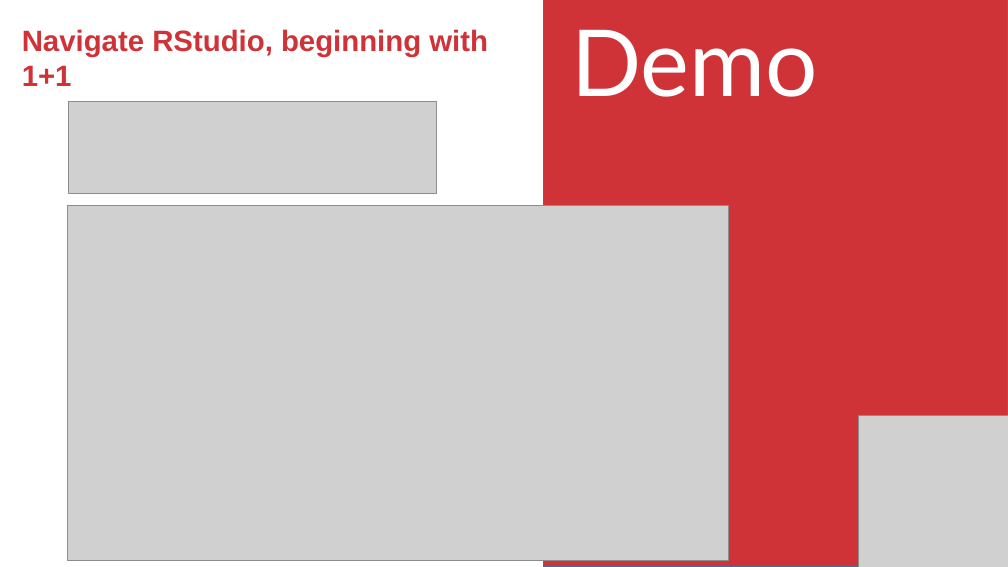
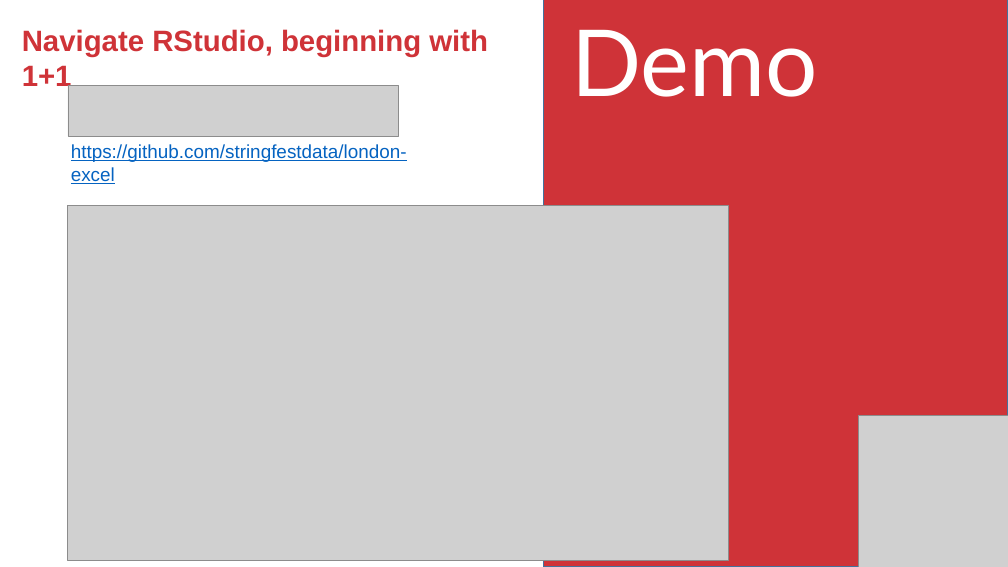
Before and after one commit to stringfestdata/london-excel, a slide deck: slide 13 of advancing-into-analytics-london-meetup.pptx (slide 15 before the commit). Drawn at 1008x567 pixels with LibreOffice and Linux fonts; fonts in the diff are those of the drawing; grey boxes stand for pictures. Boxes give left, top, right and bottom in pixels: in the first picture for what was removed or moved away, otherwise in the second. Text is boxed around its words. In the diff, an @@ line names an element or a change of style, - is before the commit and + after.

```diff
--- a/advancing-into-analytics-london-meetup.pptx
+++ b/advancing-into-analytics-london-meetup.pptx
@@ picture added at [68, 85, 399, 136] @@
@@ picture removed at [69, 101, 436, 194] @@
@@ text added at [71, 144, 407, 184], 18 pt, text #0563C1, underline @@
+https://github.com/stringfestdata/london-excel
```
Also in this commit, not shown: 10 other slides changed, 1 slide added, 4 slides removed, 43 other files.
